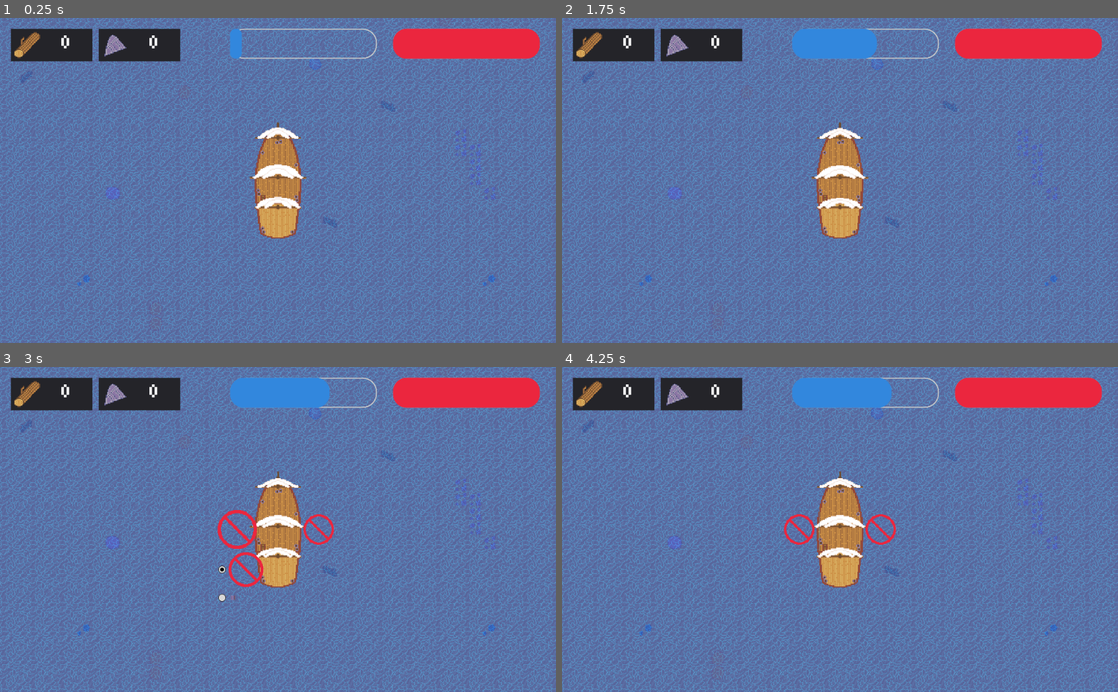
Above: before the commit, frames 1-4 (two rows, left to right).
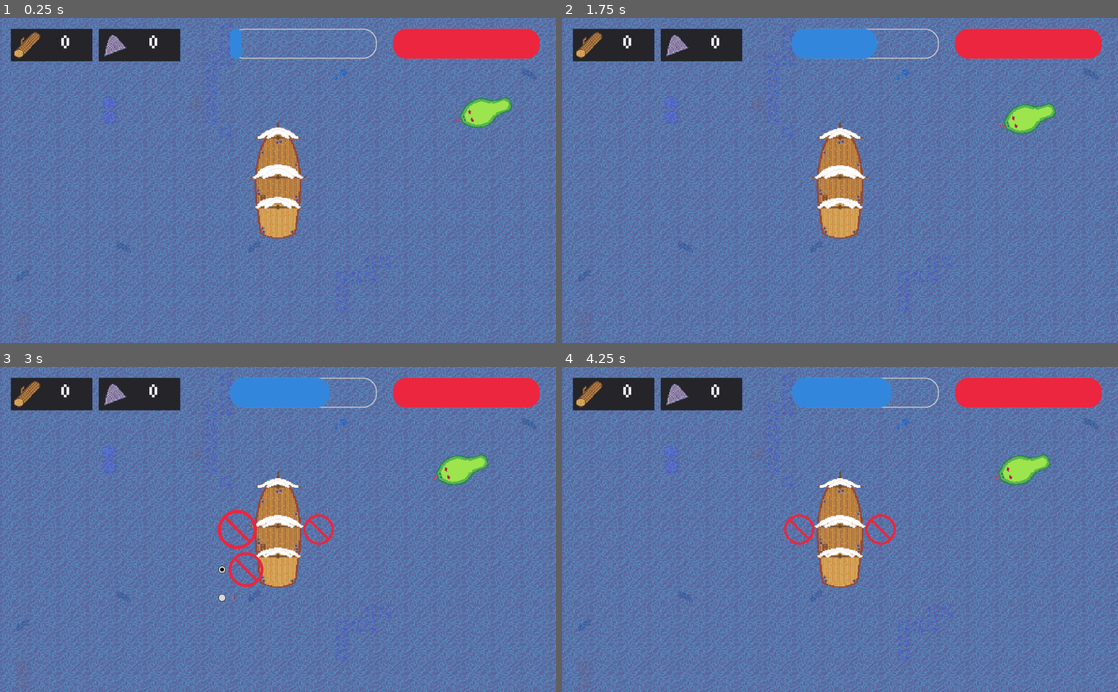
Above: after the commit, the same moments.

Repository: McLovin3/Calderia
Game: Godot game, scene res://TestScene.tscn
The game is run twice, just before and just after one commit, with the same random seed, the same clock (stepped at 60 frames per second) and the same inputs.
Inputs (mouse positions are in pixels of both pictures, inside the frame that each line leads up to):
- Up to frame 1 (0.25 s): no input
- Up to frame 2 (1.75 s): tap Enter at 0.5 s; move the mouse to (962, 164) at 0.52 s; hold Middle mouse button (fish) 0.53-1.28 s; hold D (turn_right) from 0.53 s (still down); click (962, 164) at 0.67 s; tap W (up) at 0.77, 0.8, 1.07, 1.35, 1.52 s; move the mouse to (728, 196) at 1.27 s; tap Middle mouse button (fish) at 1.55 s
- Up to frame 3 (3 s): tap W (up) at 1.82, 2.3 s; move the mouse to (333, 458) at 2.02 s; release D (turn_right) at 2.03 s; hold A (turn_left) 2.03-2.75 s; hold C (customize) 2.03-2.75 s; click (239, 529) at 2.75 s
- Up to frame 4 (4.25 s): click (878, 529) at 3.5 s

The runs differ from the first frame. In frame 1, 19% of the frame differs, in the area x 0-100%, y 0-100%; in frame 2, 18%; in frame 3, 18%; in frame 4, 18%.

Commit message:
Refactored

Diff:
--- a/GameManager/Scripts/CustomizationMenu.gd
+++ b/GameManager/Scripts/CustomizationMenu.gd
@@ -15,11 +15,7 @@
 onready var _alert_dialog : AcceptDialog = $AlertDialog
 
 var _inventory_open : bool = false
-var _tools : Dictionary
 var _last_selected_item : Dictionary
-var _last_selected_item_name : String
-var _is_right : bool
-var _last_selected_index : int
 
 func _ready() -> void:
 	_dialog.get_close_button().disabled = true
@@ -66,60 +62,46 @@
 	if not _inventory_open:
 		visible = false
 
-func _on_LeftItem_item_selected(index: int) -> void:
-	_tools = GameManager.get_tools()
+func _select_item(is_right: bool, index: int) -> void:
+	var tools = GameManager.get_tools()
+	_last_selected_item.is_right = is_right
+	_last_selected_item.index = index
+
 	if player:
 		if index == 0:
-			player.clear_left_tool()
+			player.clear_right_tool() if is_right else player.clear_left_tool()
 		elif index == 1:
-			if not _tools.leftTools.cannon.unlocked:
+			if not tools.cannon.unlocked:
 				_left_button.selected = 0
 				_dialog.dialog_text = "Acheter pour %s bois et %s pierres?" \
-					% [_tools.leftTools.cannon.price.wood, _tools.leftTools.cannon.price.stone]
-				_last_selected_item = _tools.leftTools.cannon
-				_last_selected_item_name = "cannon"
-				_is_right = false
-				_last_selected_index = 1
+					% [tools.cannon.wood, tools.cannon.stone]
+				_last_selected_item.wood = tools.cannon.wood
+				_last_selected_item.stone = tools.cannon.stone
+				_last_selected_item.name = "cannon"
 				_dialog.popup()
 			else:
-				player.set_left_tool(_cannon)
+				player.set_right_tool(_cannon) if is_right else player.set_left_tool(_cannon)
+
+func _on_LeftItem_item_selected(index: int) -> void:
+	_select_item(false, index)
 
 func _on_RightItem_item_selected(index: int) -> void:
-	_tools = GameManager.get_tools()
-	if player:
-		if index == 0:
-			player.clear_right_tool()
-		elif index == 1:
-			if not _tools.rightTools.cannon.unlocked:
-				_right_button.selected = 0
-				_dialog.dialog_text = "Acheter pour %s bois et %s pierres?" \
-					% [_tools.rightTools.cannon.price.wood, _tools.rightTools.cannon.price.stone]
-				_last_selected_item = _tools.rightTools.cannon
-				_last_selected_item_name = "cannon"
-				_last_selected_index = 1
-				_is_right = true
-				_dialog.popup()
-			else:
-				player.set_right_tool(_cannon)
+	_select_item(true, index)
 
 func _on_ConfirmationDialog_confirmed()-> void:
 	var ressources = GameManager.get_ressources()
 
-	if (_last_selected_item.price.wood > ressources.wood
-		or _last_selected_item.price.stone > ressources.stone):
+	if (_last_selected_item.wood > ressources.wood
+		or _last_selected_item.stone > ressources.stone):
 		_alert_dialog.popup()
 		return
 
-	ressources.stone -= _last_selected_item.price.stone
-	ressources.wood -= _last_selected_item.price.wood
-	GameManager.set_ressources(ressources)
-	GameManager.unlock_item(_is_right, _last_selected_item_name)
-	_tools = GameManager.get_tools()
+	GameManager.unlock_item(_last_selected_item.name)
 
-	if _is_right:
-		_on_RightItem_item_selected(_last_selected_index)
-		_right_button.selected = _last_selected_index
+	if _last_selected_item.is_right:
+		_on_RightItem_item_selected(_last_selected_item.index)
+		_right_button.selected = _last_selected_item.index
 
 	else:
-		_on_LeftItem_item_selected(_last_selected_index)
-		_left_button.selected = _last_selected_index
+		_on_LeftItem_item_selected(_last_selected_item.index)
+		_left_button.selected = _last_selected_item.index
--- a/GameManager/Scripts/GameManager.gd
+++ b/GameManager/Scripts/GameManager.gd
@@ -7,37 +7,20 @@
 onready var _dash_bar : ProgressBar = $HUD/DashBar
 
 var _save_path : String = "user://savegame.save"
-var data : Dictionary = \
+var _data : Dictionary = \
 	{
 		"ressources" :
 			{
 				"wood" : 0,
-				"stone" : 0},
+				"stone" : 0
+			},
 		"tools":
 			{
-				"leftTools" :
+				"cannon" :
 					{
-						"cannon" :
-							{
-								"unlocked" : false,
-								"price" :
-									{
-										"wood" : 100,
-										"stone" : 100
-									}
-							}
-					},
-				"rightTools" :
-					{
-						"cannon" :
-							{
-								"unlocked" : false,
-								"price" :
-									{
-										"wood" : 100,
-										"stone" : 100
-									}
-							}
+						"unlocked" : false,
+						"wood" : 100,
+						"stone" : 100
 					}
 			}
 	}
@@ -51,7 +34,7 @@
 		_save_game()
 
 	var _error = save_file.open_encrypted_with_pass(_save_path, File.READ, "McLovin")
-	data = parse_json(save_file.get_line())
+	_data = parse_json(save_file.get_line())
 
 	_update_labels()
 
@@ -60,18 +43,18 @@
 func _save_game() -> void:
 	var save_file := File.new()
 	var _error = save_file.open_encrypted_with_pass(_save_path, File.WRITE, "McLovin")
-	save_file.store_line(to_json(data))
+	save_file.store_line(to_json(_data))
 	save_file.close()
 
 func _update_labels() -> void:
-	_stone_label.text = String(data.ressources.stone)
-	_wood_label.text = String(data.ressources.wood)
+	_stone_label.text = String(_data.ressources.stone)
+	_wood_label.text = String(_data.ressources.wood)
 
 func _on_SaveInterval_timeout() -> void:
 	_save_game()
 
 func add_wood(amount: int) -> void:
-	data.ressources.wood += amount
+	_data.ressources.wood += amount
 	_update_labels()
 	_save_game()
 
@@ -82,7 +65,7 @@
 	_dash_bar.value = (current_dash * _dash_bar.max_value) / max_dash
 
 func add_stone(amount: int) -> void:
-	data.ressources.stone += amount
+	_data.ressources.stone += amount
 	_update_labels()
 	_save_game()
 
@@ -90,21 +73,22 @@
 	_customization_menu.player = player
 
 func get_tools() -> Dictionary:
-	return data.tools
+	return _data.tools
 
 func get_ressources() -> Dictionary:
-	return data.ressources
+	return _data.ressources
 
 func set_ressources(ressources : Dictionary) -> void:
-	data.ressources = ressources
+	_data.ressources = ressources
+	_update_labels()
 	_save_game()
+
+func unlock_item(tool_name : String) -> void:
+	var selected_tool : Dictionary = _data.tools.get(tool_name)
+
+	selected_tool.unlocked = true
+	_data.ressources.wood -= selected_tool.wood
+	_data.ressources.stone -= selected_tool.stone
+
 	_update_labels()
-
-func unlock_item(isRightSide : bool, tool_name : String) -> void:
-	if isRightSide:
-		data.tools.rightTools.get(tool_name).unlocked = true
-
-	else:
-		data.tools.leftTools.get(tool_name).unlocked = true
-
 	_save_game()
--- a/TestScene.tscn
+++ b/TestScene.tscn
@@ -19,4 +19,4 @@
 path_to_player = NodePath("../../Player")
 
 [node name="Player" parent="." instance=ExtResource( 1 )]
-position = Vector2( 40, -1056 )
+position = Vector2( -1296, 328 )
Binary file added: CustomizationMenu/Sprites/HighlightCircle.aseprite
